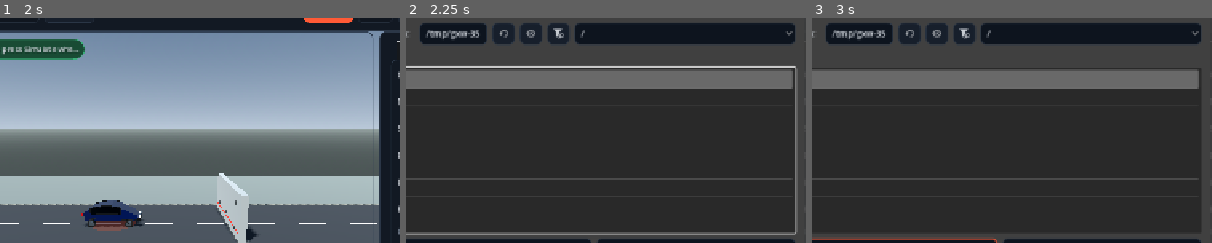
Above: before the commit, frames 1-3 (left to right).
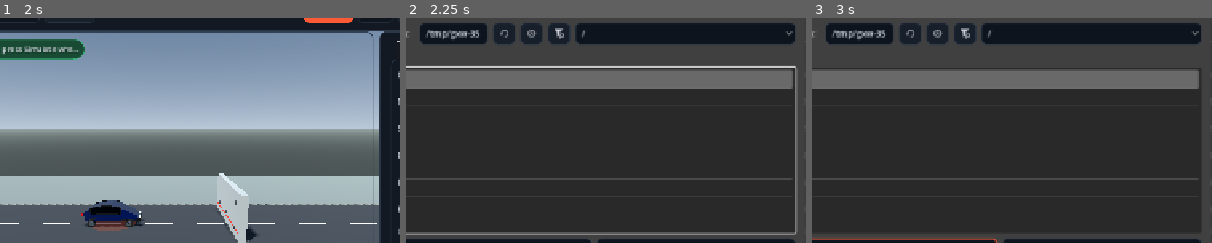
Above: after the commit, the same moments.

Repository: ArrowSK/crashvector
Game: Godot game, scene res://app/main.tscn
Two runs of this game, one before a commit and one after it. Both use one fixed random seed, a clock stepped at 60 frames per second and the inputs below.
Inputs (mouse positions are % of the whole screen's width and height, from its top left):
- Up to frame 1 (2 s): click "New" at 0.5 s; click "New" at 1.25 s
- Up to frame 2 (2.25 s): click "Open" at 2 s
- Up to frame 3 (3 s): click (36, 59) at 2.77 s; type "12" at 2.85 s
The pictures show only the part of the screen within x 29-79%, y 7-57%; the shares and areas given below are measured in that part.

Frame 1 is identical in both runs. In frame 2, 0.1% of the frame differs, in the area x 20-45%, y 3-10%; in frame 3, 0.1%.

Commit message:
M15: stabilize bounded pedestrian joints

Diff:
--- a/src/road_users/road_user_articulated_proxy_3d.gd
+++ b/src/road_users/road_user_articulated_proxy_3d.gd
@@ -54,21 +54,22 @@
 		_add_capsule_visual(leg, "LowerLeg", 0.072 * scale, 0.36 * scale, Color(0.08, 0.10, 0.14))
 
 	# ConeTwist's twist axis is local X. Torso/neck/ball joints orient X along the
-	# standing vertical axis. Elbow/knee constraints orient X laterally and use a
-	# narrow swing span with a large twist span, approximating a hinge without
-	# relying on a second physics implementation.
+	# standing vertical axis while elbow/knee joints orient it laterally. Godot's
+	# own ragdoll guidance recommends conservative cone spans (roughly 20-90°
+	# swing and 20-45° twist); keeping every twist span at or below 45° avoids the
+	# solver instability produced by the earlier near-PI elbow/knee spans.
 	var vertical_axis := Basis(Vector3.FORWARD, deg_to_rad(90.0))
 	var lateral_axis := Basis(Vector3.UP, deg_to_rad(-90.0))
-	_add_bounded_joint("SpineJoint", self, _pedestrian_torso, Vector3(0.0, 1.00 * scale, 0.0), vertical_axis, 32.0, 24.0)
-	_add_bounded_joint("NeckJoint", _pedestrian_torso, head, Vector3(0.0, 1.50 * scale, 0.0), vertical_axis, 42.0, 34.0)
-	_add_bounded_joint("LeftShoulderJoint", _pedestrian_torso, left_upper_arm, Vector3(0.0, 1.35 * scale, -0.24 * scale), vertical_axis, 82.0, 62.0)
-	_add_bounded_joint("RightShoulderJoint", _pedestrian_torso, right_upper_arm, Vector3(0.0, 1.35 * scale, 0.24 * scale), vertical_axis, 82.0, 62.0)
-	_add_bounded_joint("LeftElbowJoint", left_upper_arm, left_lower_arm, Vector3(0.0, 1.03 * scale, -0.28 * scale), lateral_axis, 10.0, 138.0)
-	_add_bounded_joint("RightElbowJoint", right_upper_arm, right_lower_arm, Vector3(0.0, 1.03 * scale, 0.28 * scale), lateral_axis, 10.0, 138.0)
-	_add_bounded_joint("LeftHipJoint", self, left_upper_leg, Vector3(0.0, 0.80 * scale, -0.09 * scale), vertical_axis, 60.0, 44.0)
-	_add_bounded_joint("RightHipJoint", self, right_upper_leg, Vector3(0.0, 0.80 * scale, 0.09 * scale), vertical_axis, 60.0, 44.0)
-	_add_bounded_joint("LeftKneeJoint", left_upper_leg, left_lower_leg, Vector3(0.0, 0.44 * scale, -0.09 * scale), lateral_axis, 8.0, 128.0)
-	_add_bounded_joint("RightKneeJoint", right_upper_leg, right_lower_leg, Vector3(0.0, 0.44 * scale, 0.09 * scale), lateral_axis, 8.0, 128.0)
+	_add_bounded_joint("SpineJoint", self, _pedestrian_torso, Vector3(0.0, 1.00 * scale, 0.0), vertical_axis, 28.0, 20.0)
+	_add_bounded_joint("NeckJoint", _pedestrian_torso, head, Vector3(0.0, 1.50 * scale, 0.0), vertical_axis, 38.0, 28.0)
+	_add_bounded_joint("LeftShoulderJoint", _pedestrian_torso, left_upper_arm, Vector3(0.0, 1.35 * scale, -0.24 * scale), vertical_axis, 72.0, 42.0)
+	_add_bounded_joint("RightShoulderJoint", _pedestrian_torso, right_upper_arm, Vector3(0.0, 1.35 * scale, 0.24 * scale), vertical_axis, 72.0, 42.0)
+	_add_bounded_joint("LeftElbowJoint", left_upper_arm, left_lower_arm, Vector3(0.0, 1.03 * scale, -0.28 * scale), lateral_axis, 12.0, 45.0)
+	_add_bounded_joint("RightElbowJoint", right_upper_arm, right_lower_arm, Vector3(0.0, 1.03 * scale, 0.28 * scale), lateral_axis, 12.0, 45.0)
+	_add_bounded_joint("LeftHipJoint", self, left_upper_leg, Vector3(0.0, 0.80 * scale, -0.09 * scale), vertical_axis, 52.0, 36.0)
+	_add_bounded_joint("RightHipJoint", self, right_upper_leg, Vector3(0.0, 0.80 * scale, 0.09 * scale), vertical_axis, 52.0, 36.0)
+	_add_bounded_joint("LeftKneeJoint", left_upper_leg, left_lower_leg, Vector3(0.0, 0.44 * scale, -0.09 * scale), lateral_axis, 10.0, 45.0)
+	_add_bounded_joint("RightKneeJoint", right_upper_leg, right_lower_leg, Vector3(0.0, 0.44 * scale, 0.09 * scale), lateral_axis, 10.0, 45.0)
 
 func _add_bounded_joint(
 	node_name: String,
@@ -83,6 +84,9 @@
 	joint.name = node_name
 	joint.swing_span = deg_to_rad(swing_deg)
 	joint.twist_span = deg_to_rad(twist_deg)
+	joint.bias = 0.12
+	joint.softness = 0.90
+	joint.relaxation = 0.95
 	articulated_joints.append(joint)
 	_joint_local_anchors[joint.name] = local_anchor
 	_m15_joint_pairs[joint.name] = [body_a, body_b]
